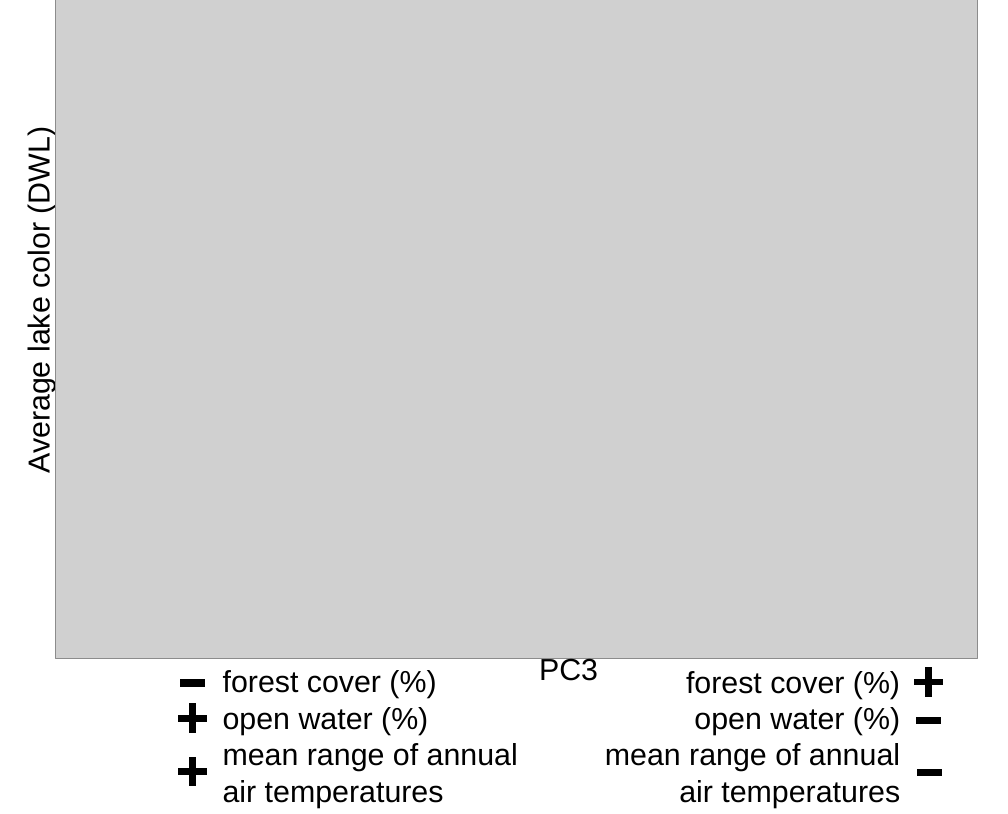
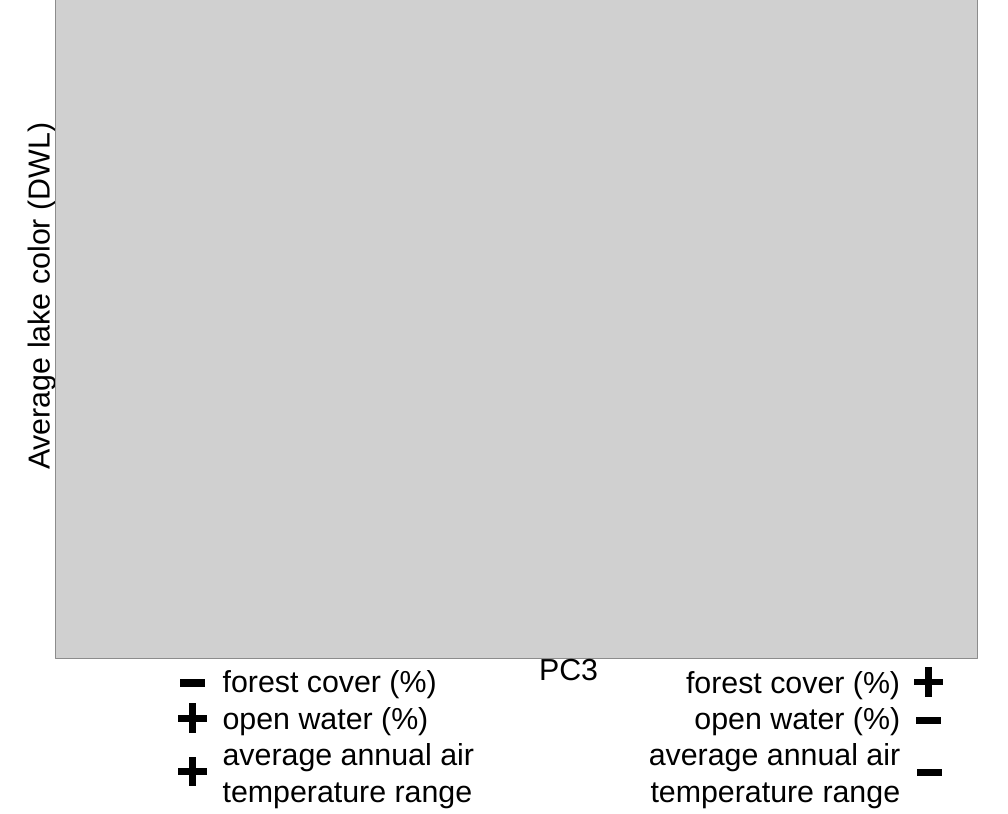
Before and after one commit to LinneaRock/LakeColor_SpatTem, a slide deck: slide 1 of Figures/Figure6/Fig6_PC3_LakeColor_compiled.pptx. Drawn at 1008x814 pixels with LibreOffice and Linux fonts; fonts in the diff are those of the drawing; grey boxes stand for pictures. Boxes give left, top, right and bottom in pixels: in the first picture for what was removed or moved away, otherwise in the second. Text is boxed around its words. In the diff, an @@ line names an element or a change of style, - is before the commit and + after.

```diff
--- a/Figures/Figure6/Fig6_PC3_LakeColor_compiled.pptx
+++ b/Figures/Figure6/Fig6_PC3_LakeColor_compiled.pptx
@@ text "Average lake color (DWL)": place and size @@
-text "Average lake color (DWL)" at [22, 135, 56, 471]
+text "Average lake color (DWL)" at [22, 131, 56, 467]
@@ text at [223, 743, 474, 808]: text changed @@
-mean range of annual air temperatures
+average annual air temperature range
@@ text at [649, 743, 901, 808]: text changed @@
-mean range of annual air temperatures
+average annual air temperature range
```
Also in this commit, not shown: 27 other files.
